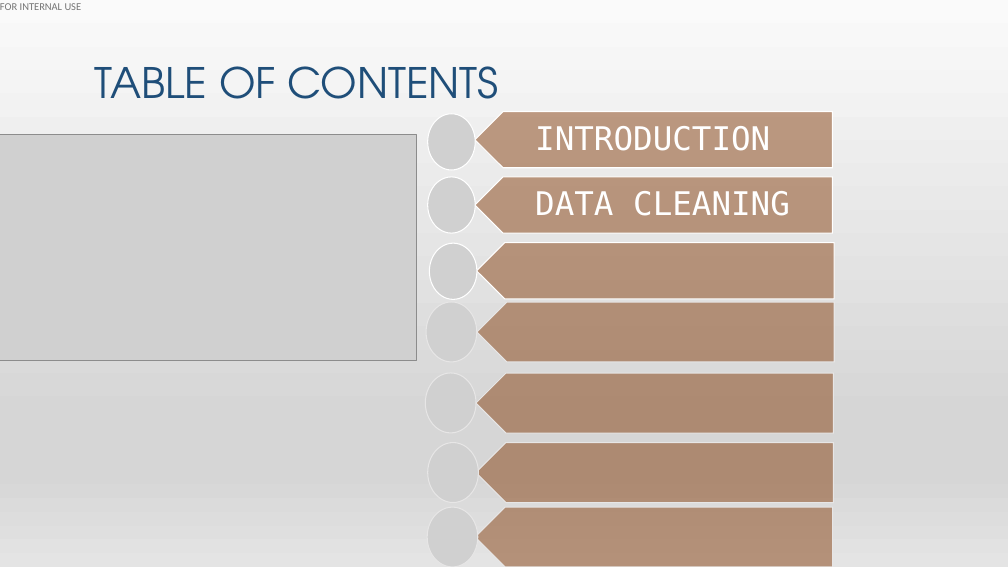
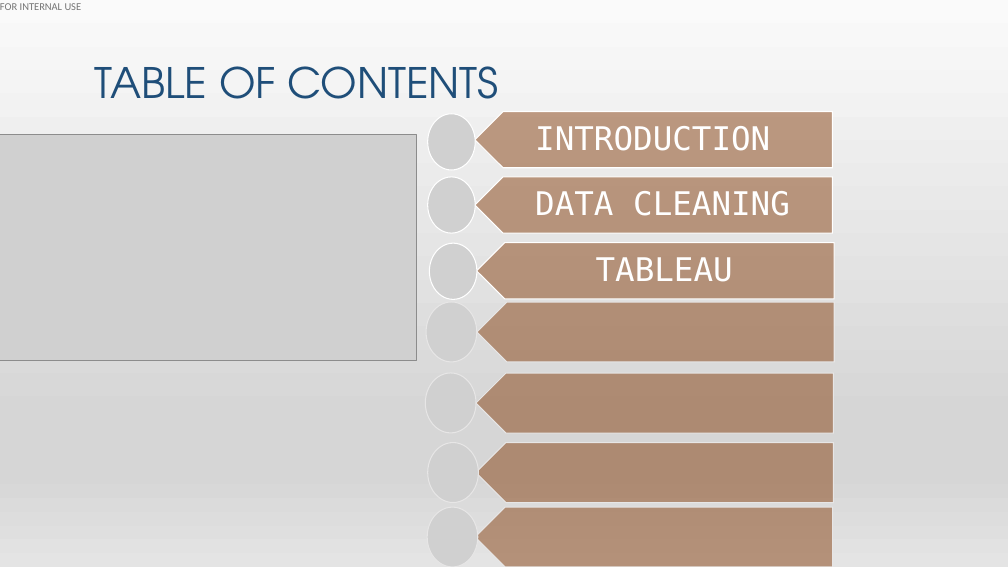
Before and after one commit to hibaa-a/MachineLearning_GlassdoorReviews, a slide deck: slide 2 of glassdoor_presentation.pptx. Drawn at 1008x567 pixels with LibreOffice and Linux fonts; fonts in the diff are those of the drawing; grey boxes stand for pictures. Boxes give left, top, right and bottom in pixels: in the first picture for what was removed or moved away, otherwise in the second. Text is boxed around its words. In the diff, an @@ line names an element or a change of style, - is before the commit and + after.

Commit message:
pushing tableau + presentation

```diff
--- a/glassdoor_presentation.pptx
+++ b/glassdoor_presentation.pptx
@@ text added at [596,257,733,282], 31 pt, text #FFFFFF @@
+TABLEAU
```
Also in this commit, not shown: 2 other slides changed, 1 slide added, 1 slide removed, 1 other file.
